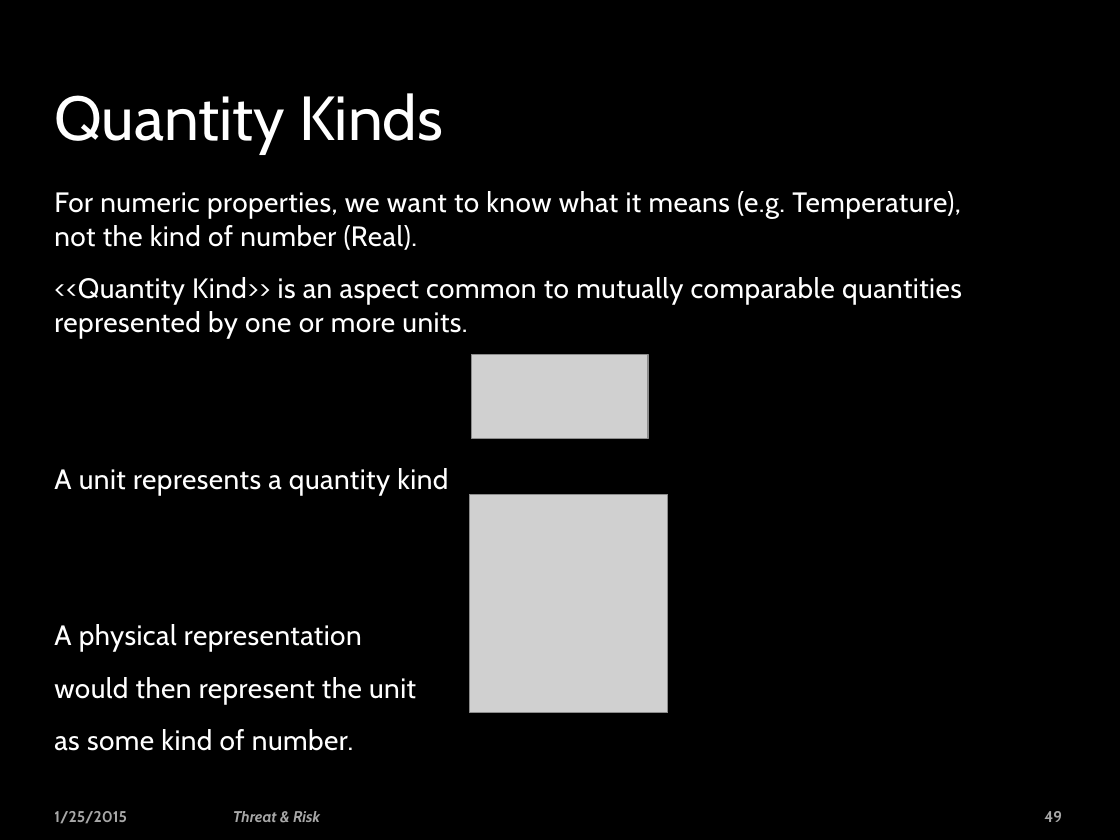
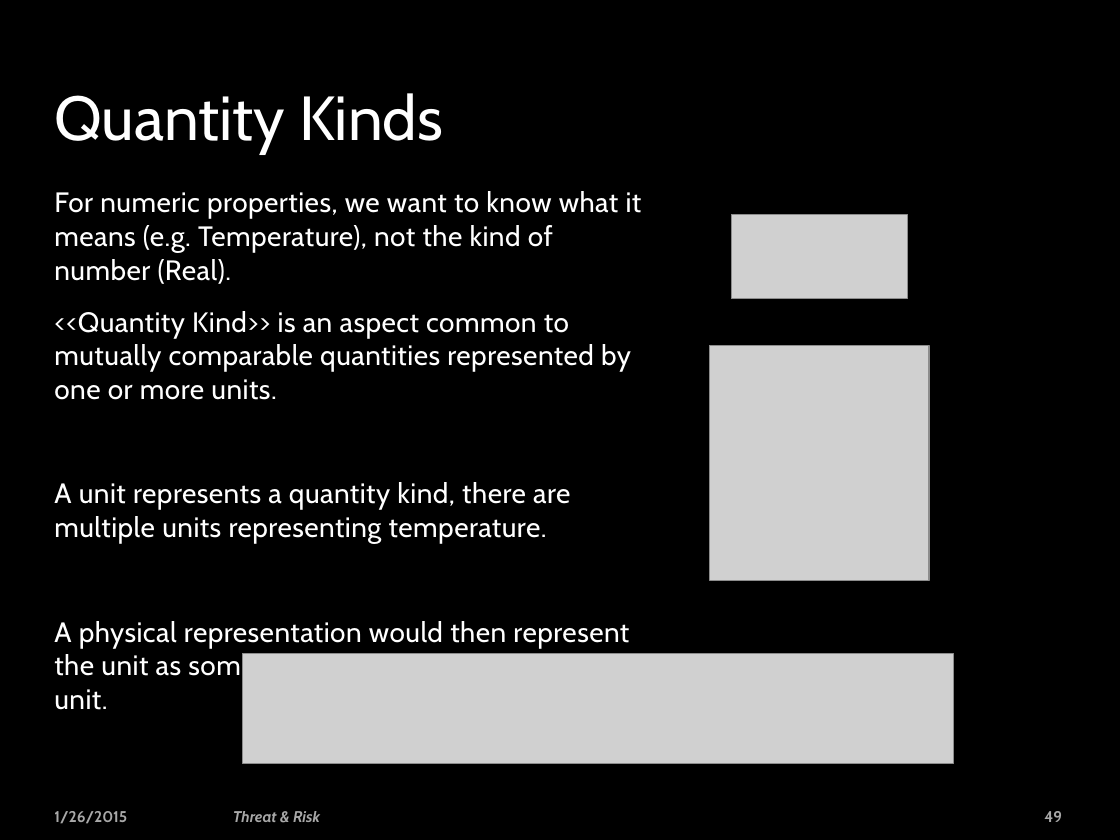
Before and after one commit to omg-threat-modeling/phase1, a slide deck: slide 49 of Team/Threat-risk - face-face.pptx. Drawn at 1120x840 pixels with LibreOffice and Linux fonts; fonts in the diff are those of the drawing; grey boxes stand for pictures; background and template pictures are left out. Boxes give left, top, right and bottom in pixels: in the first picture for what was removed or moved away, otherwise in the second. Text is boxed around its words. In the diff, an @@ line names an element or a change of style, - is before the commit and + after.

```diff
--- a/Team/Threat-risk - face-face.pptx
+++ b/Team/Threat-risk - face-face.pptx
@@ picture: place and size @@
-picture at [472,355,647,439]
+picture at [731,215,907,299]
@@ picture added at [710,345,930,580] @@
@@ text at [54,482,629,682]: text changed @@
-A unit represents a quantity kind
-A physical representation
-would then represent the unit
-as some kind of number.
+A unit represents a quantity kind, there are multiple units representing temperature.
+A physical representation would then represent the unit as some kind of number in a specified unit.
@@ picture removed at [469,495,668,713] @@
@@ picture added at [243,653,954,764] @@
@@ text at [54,811,127,824]: text changed @@
-1/25/2015
+1/26/2015
```
Also in this commit, not shown: 49 other slides changed, 3 other files.
